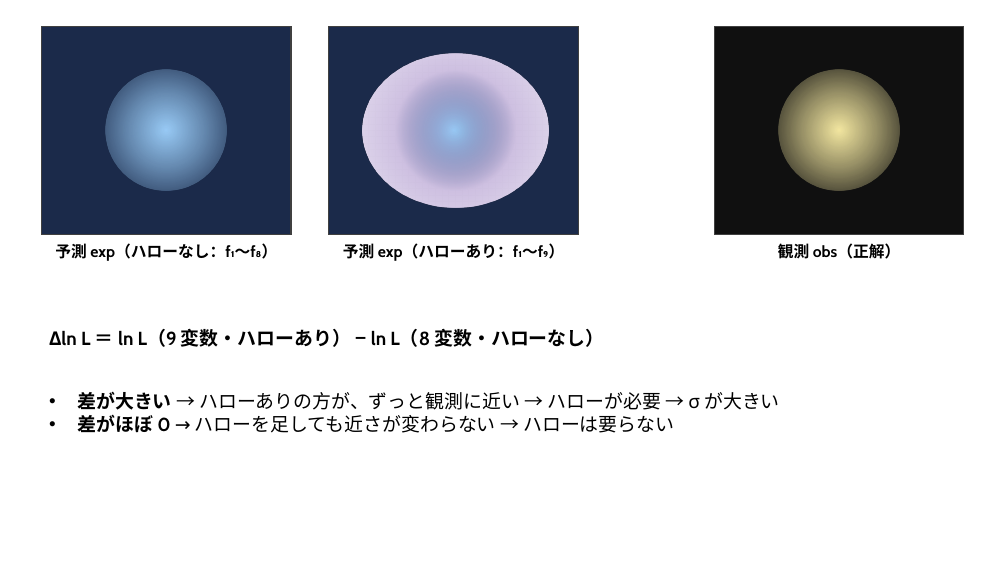
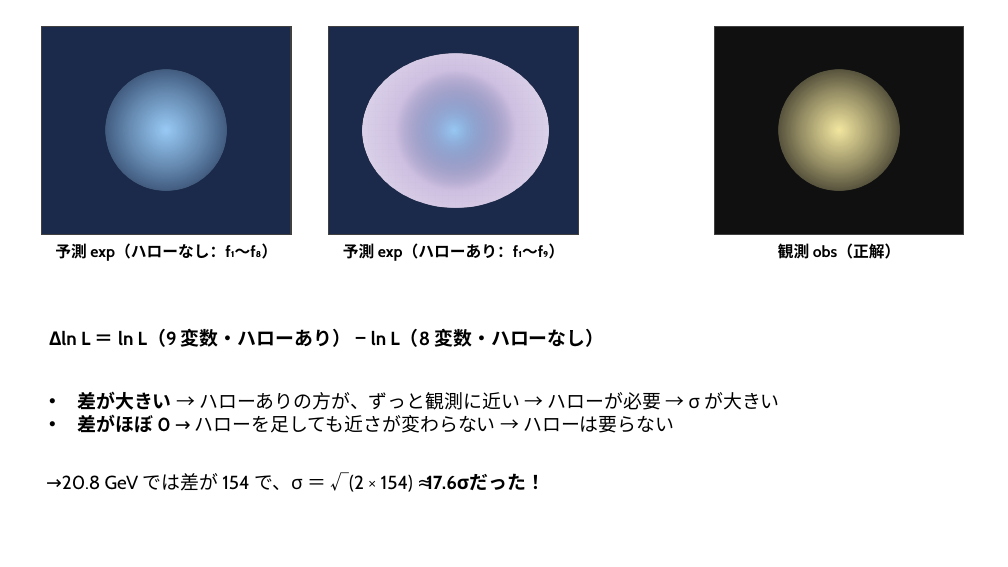
Before and after one commit to Mikann20041029/darkmatter-slides, a slide deck: slide 18 of slides/2026-10-03_研究進捗報告_claude_夕方版.pptx. Drawn at 1008x567 pixels with LibreOffice and Linux fonts; fonts in the diff are those of the drawing. Boxes give left, top, right and bottom in pixels: in the first picture for what was removed or moved away, otherwise in the second. Text is boxed around its words. In the diff, an @@ line names an element or a change of style, - is before the commit and + after.

Commit message:
slides: 本人の編集版を更新 (10-05 13:13)

```diff
--- a/slides/2026-10-03_研究進捗報告_claude_夕方版.pptx
+++ b/slides/2026-10-03_研究進捗報告_claude_夕方版.pptx
@@ text added at (x1=46, y1=472, x2=545, y2=492), 18 pt, text #000000 @@
+→20.8 GeV では差が 154 で、σ ＝ √(2 × 154) ≈ 17.6σだった！
```
